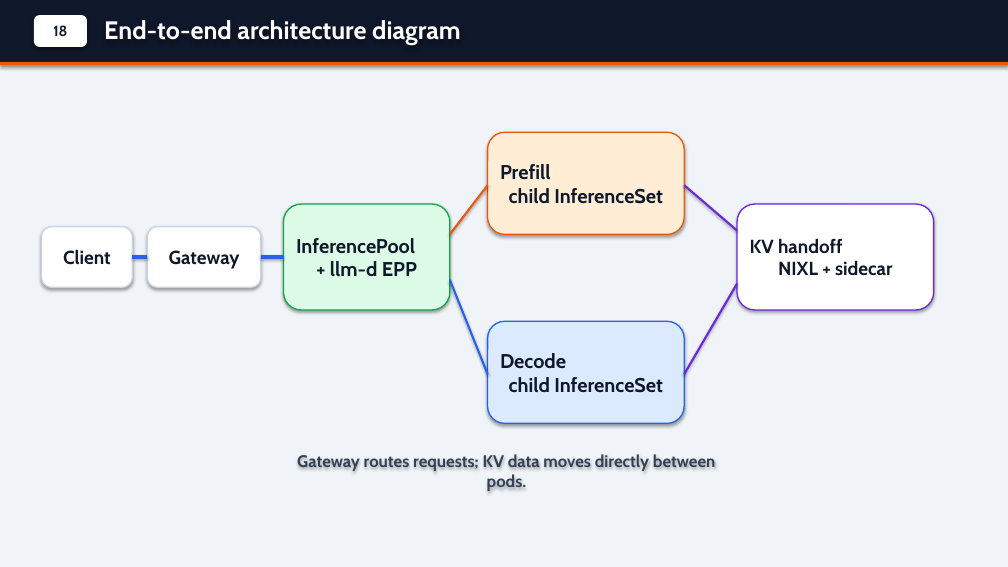
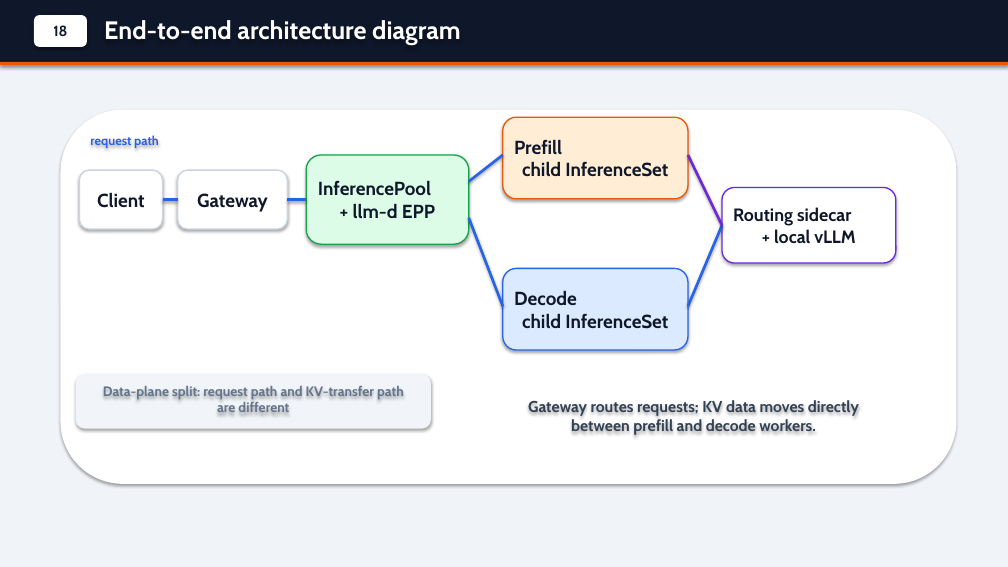
Before and after one commit to andyzhangx/demo, a slide deck: slide 19 of llm/kubecon-na-2026-pd-disaggregation.pptx. Drawn at 1008x567 pixels with LibreOffice and Linux fonts; fonts in the diff are those of the drawing. Boxes give left, top, right and bottom in pixels: in the first picture for what was removed or moved away, otherwise in the second. Text is boxed around its words. In the diff, an @@ line names an element or a change of style, - is before the commit and + after.

```diff
--- a/llm/kubecon-na-2026-pd-disaggregation.pptx
+++ b/llm/kubecon-na-2026-pd-disaggregation.pptx
@@ rounded rectangle added at box(60, 110, 957, 484), fill #FFFFFF @@
@@ rounded rectangle "Prefill child InferenceSet": place and size @@
-rounded rectangle "Prefill child InferenceSet" at box(488, 132, 684, 234)
+rounded rectangle "Prefill child InferenceSet" at box(503, 117, 688, 199)
@@ text added at box(90, 135, 159, 148), 12 pt, text #2563EB, bold @@
+request path
@@ rounded rectangle "Client": place and size @@
-rounded rectangle "Client" at box(42, 227, 132, 287)
+rounded rectangle "Client" at box(79, 170, 163, 229)
@@ rounded rectangle "Gateway": place and size @@
-rounded rectangle "Gateway" at box(147, 227, 261, 287)
+rounded rectangle "Gateway" at box(178, 170, 287, 229)
@@ rounded rectangle "InferencePool + llm-d EPP": place and size @@
-rounded rectangle "InferencePool + llm-d EPP" at box(284, 204, 450, 310)
+rounded rectangle "InferencePool + llm-d EPP" at box(306, 155, 469, 244)
@@ line moved from (684, 374) - (737, 284) to (469, 181) - (503, 155) @@
@@ line (469, 181) - (503, 155): stroke #6D28D9 2 pt to #2563EB 2.5 pt @@
@@ line moved from (684, 185) - (737, 231) to (688, 155) - (722, 225) @@
@@ line (688, 155) - (722, 225): stroke #6D28D9 2 pt to #6D28D9 2.5 pt @@
@@ line moved from (132, 257) - (147, 257) to (163, 200) - (178, 200) @@
@@ line moved from (261, 257) - (284, 257) to (287, 200) - (306, 200) @@
@@ line removed from (450, 234) to (488, 185) @@
@@ rounded rectangle added at box(722, 188, 896, 263), fill #FFFFFF, outline #6D28D9 1.25 pt, 17 pt, text #0F172A, bold @@
+Routing sidecar
++ local vLLM
@@ rounded rectangle removed at box(737, 204, 934, 310) @@
-KV handoff
-NIXL + sidecar
@@ line moved from (450, 280) - (488, 374) to (469, 218) - (503, 306) @@
@@ line (469, 218) - (503, 306): stroke #2563EB 2 pt to #2563EB 2.5 pt @@
@@ line added from (688, 306) to (722, 225), #2563EB 2.5 pt @@
@@ size 19 to 18 pt in 3 elements at box(503, 117, 688, 199), box(306, 155, 469, 244), box(503, 268, 688, 350) @@
@@ rounded rectangle "Decode child InferenceSet": place and size @@
-rounded rectangle "Decode child InferenceSet" at box(488, 321, 684, 423)
+rounded rectangle "Decode child InferenceSet" at box(503, 268, 688, 350)
@@ rounded rectangle added at box(76, 374, 431, 429), fill #F1F5F9 @@
@@ text added at box(103, 386, 404, 412), 13 pt, text #64748B, bold @@
+Data-plane split: request path and KV-transfer path are different
@@ text at box(528, 400, 859, 435): text changed; size 16 to 15 pt @@
-Gateway routes requests; KV data moves directly between pods.
+Gateway routes requests; KV data moves directly between prefill and decode workers.
```
Also in this commit, not shown: 4 other slides changed, 1 other file.
